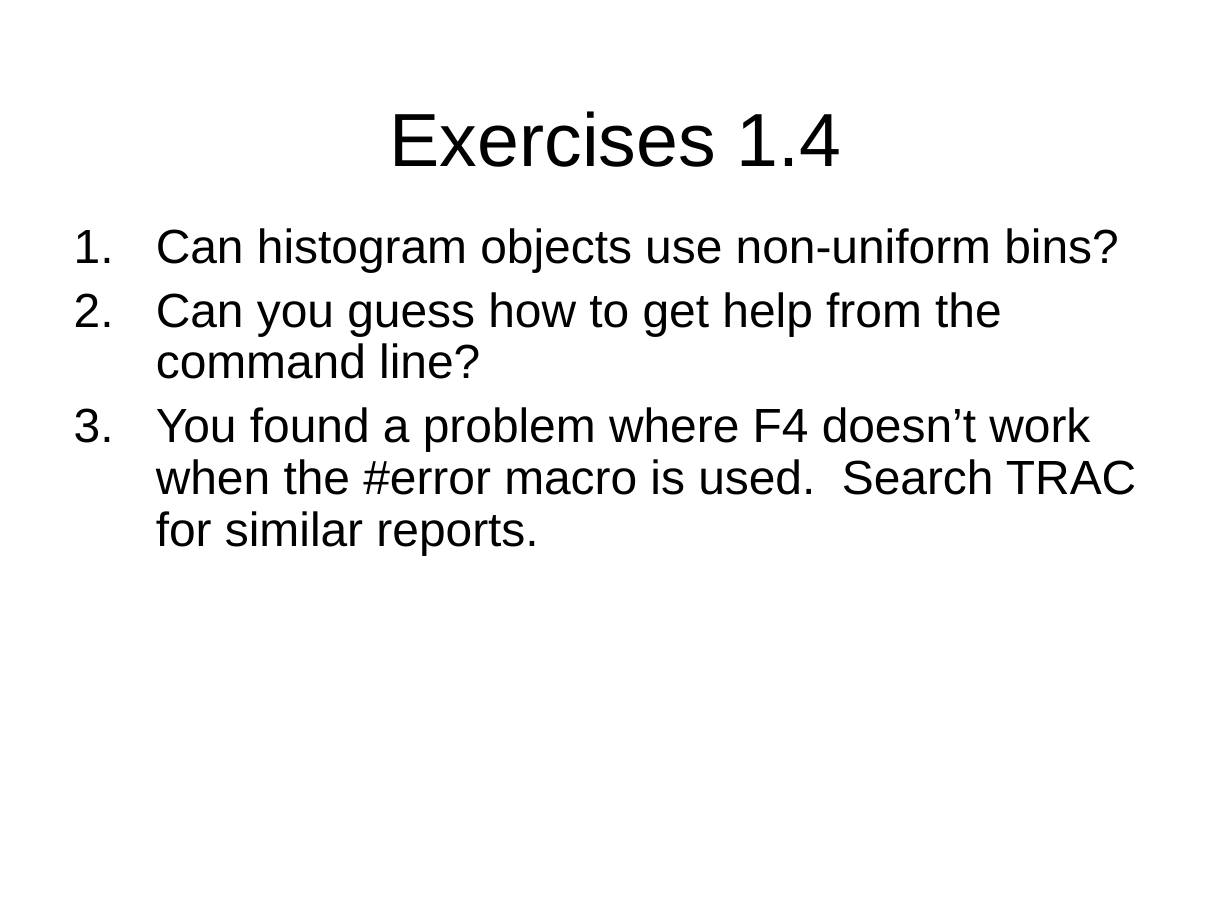
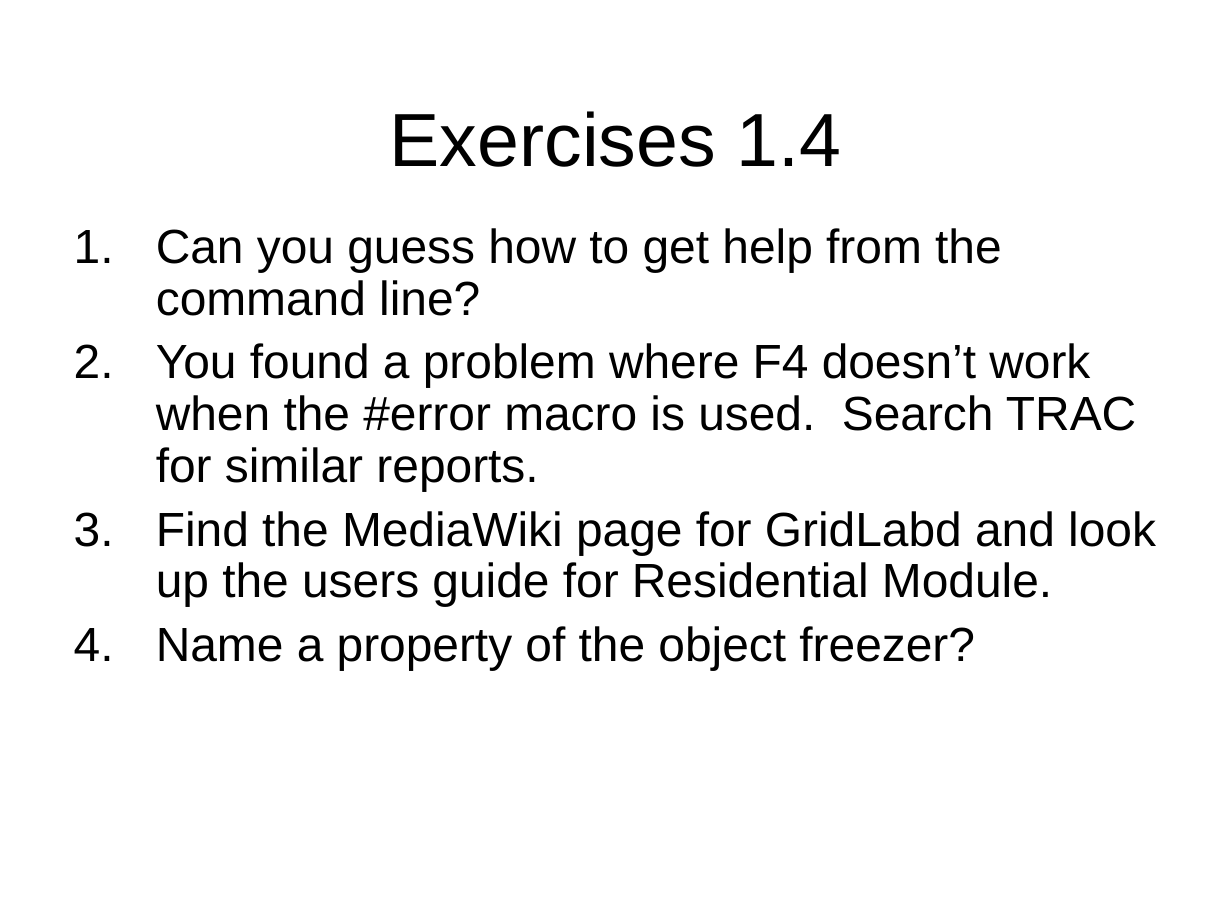
Before and after one commit to gridlab-d/course, a slide deck: slide 19 of 1.4 - Getting help.pps. Drawn at 1232x924 pixels with LibreOffice and Linux fonts; fonts in the diff are those of the drawing; background and template pictures are left out. Boxes give left, top, right and bottom in pixels: in the first picture for what was removed or moved away, otherwise in the second. Text is boxed around its words. In the diff, an @@ line names an element or a change of style, - is before the commit and + after.

```diff
--- a/1.4 - Getting help.pps
+++ b/1.4 - Getting help.pps
@@ text at box(156, 228, 1118, 272): paragraph removed @@
-1. Can histogram objects use non-uniform bins?
@@ text at box(156, 511, 1156, 670): paragraphs added @@
+3. Find the MediaWiki page for GridLabd and look up the users guide for Residential Module.
+4. Name a property of the object freezer?
```
Also in this commit, not shown: 4 other slides changed, 4 slides added, 4 slides removed, 2 other files.
